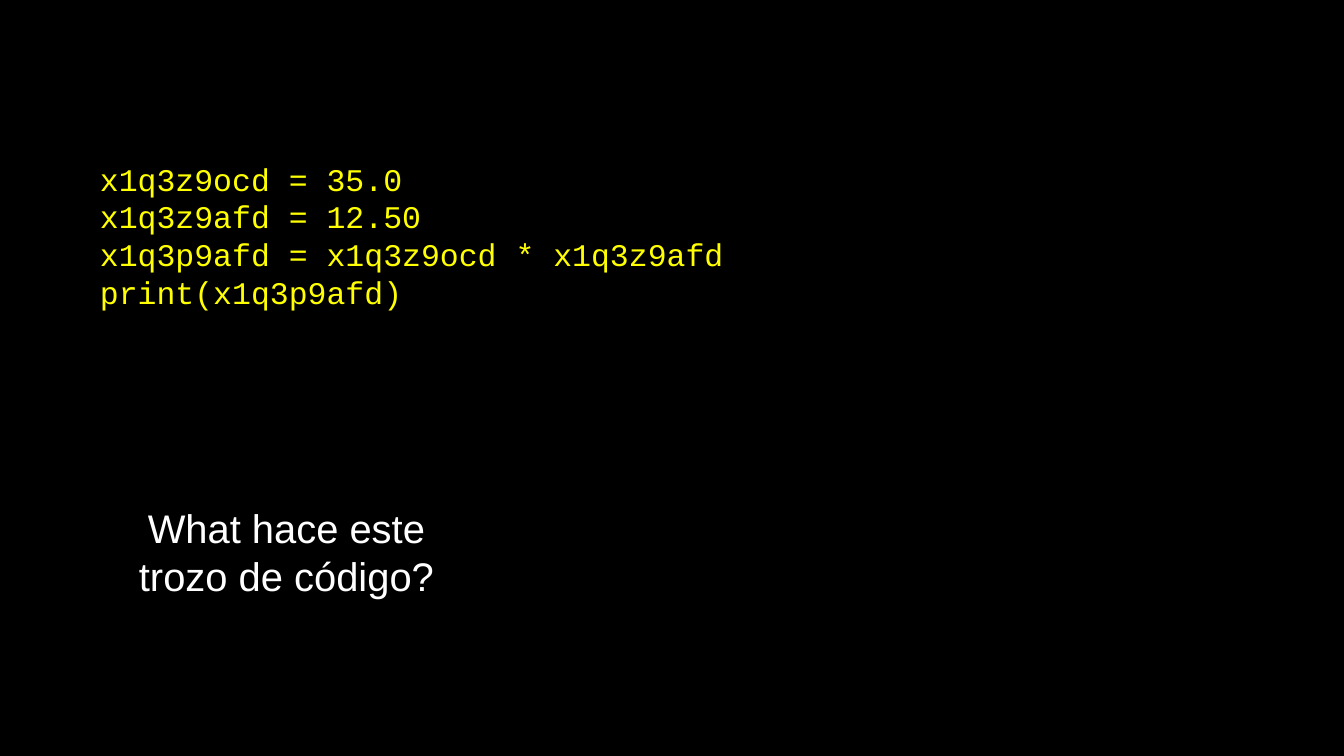
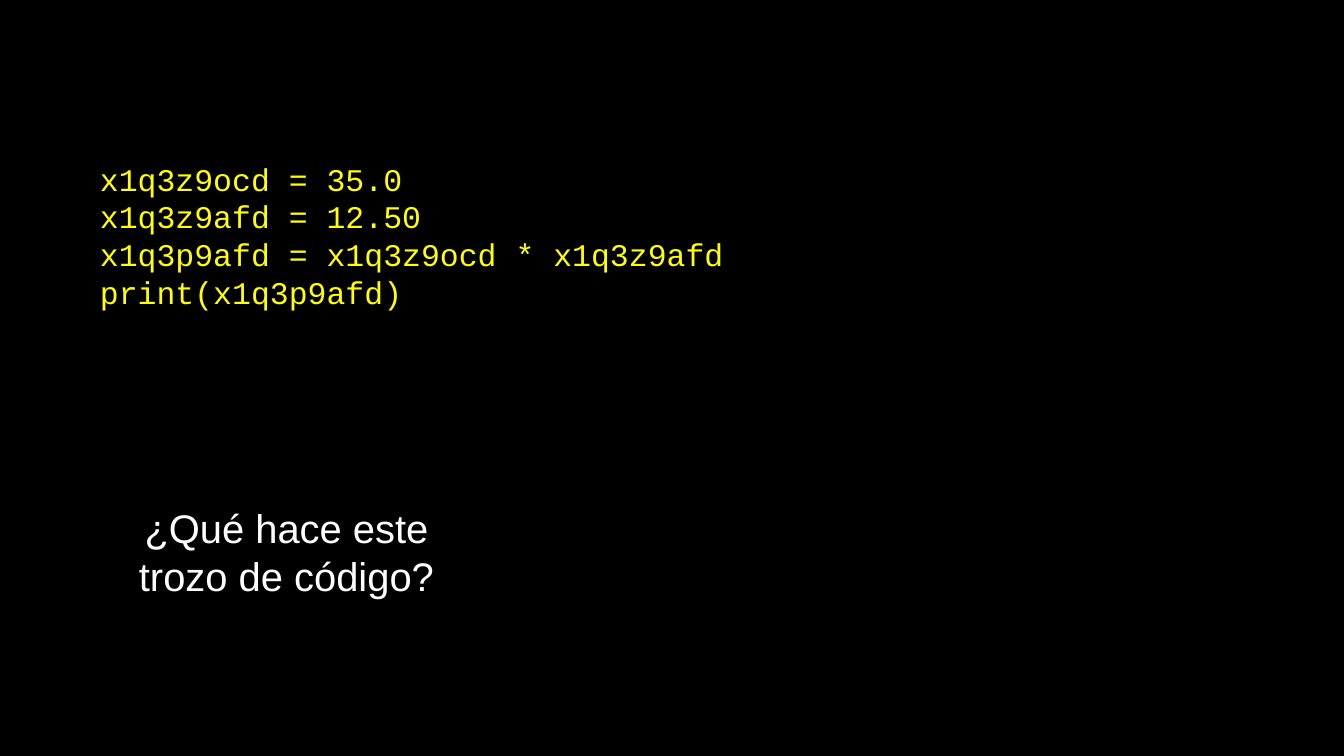
Before and after one commit to mentecatoDev/presentaciones, a slide deck: slide 8 of 02-Expresiones.odp. Drawn at 1344x756 pixels with LibreOffice and Linux fonts; fonts in the diff are those of the drawing. Boxes give left, top, right and bottom in pixels: in the first picture for what was removed or moved away, otherwise in the second. Text is boxed around its words. In the diff, an @@ line names an element or a change of style, - is before the commit and + after.

```diff
--- a/02-Expresiones.odp
+++ b/02-Expresiones.odp
@@ text at (139,513,434,599): text changed @@
-What hace este trozo de código?
+¿Qué hace este trozo de código?
```
Also in this commit, not shown: 4 other slides changed, 4 other files.
